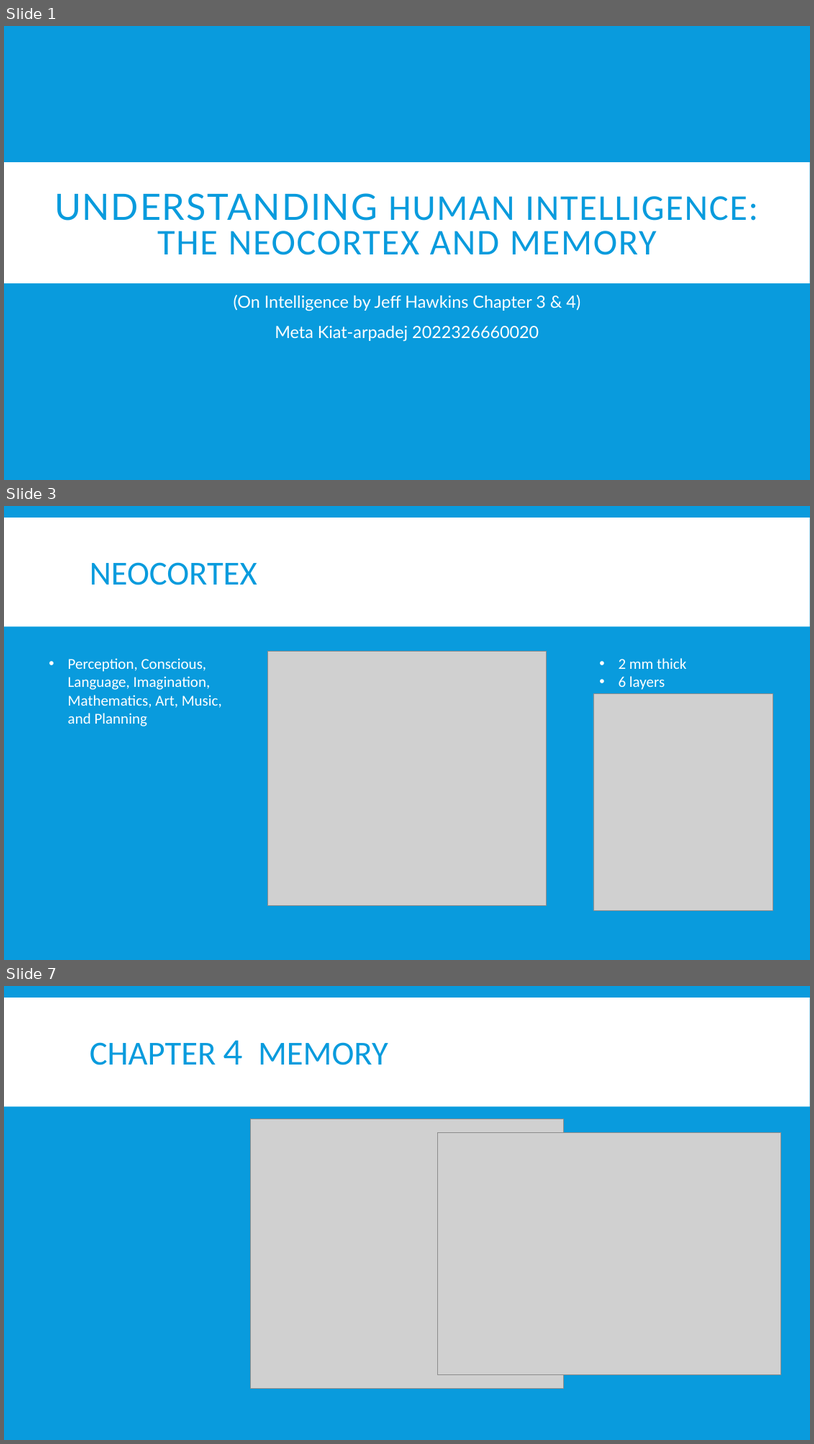
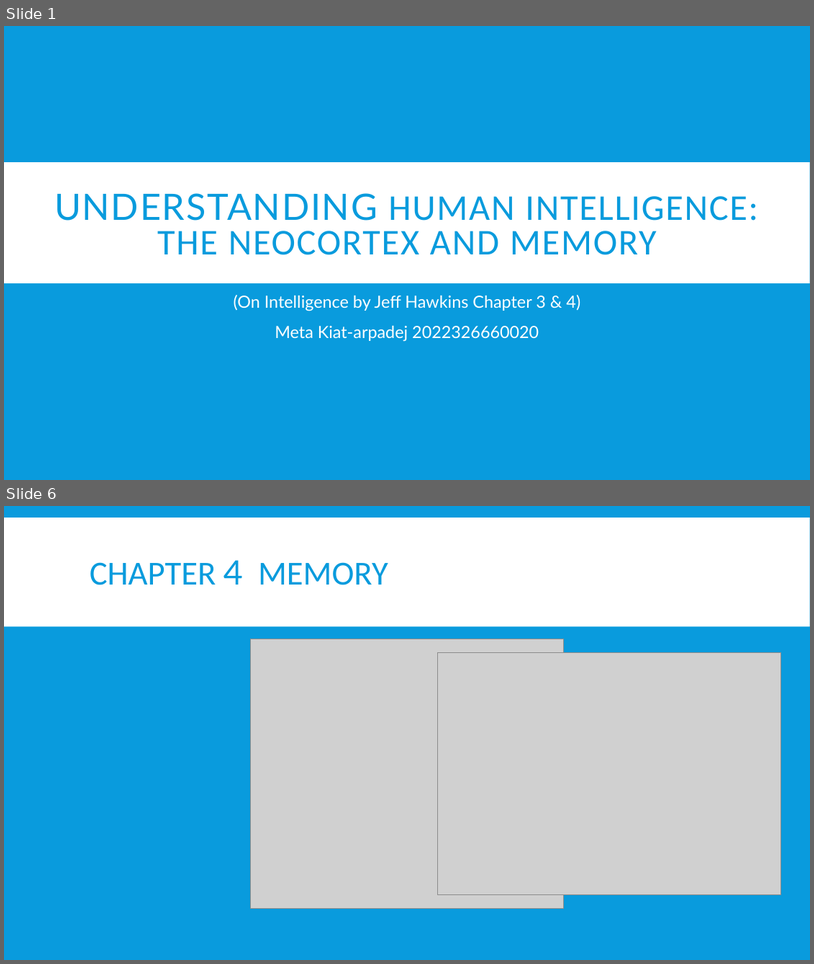
Before and after one commit to MetaKt/WHU, a slide deck: AI/Understanding Human Intelligence.pptx. Shown one above the other, each under a label of ours: slides 1, 3 and 7 before the commit, slides 1 and 6 after it; the slides between them are not shown. The pictures are 814x1444 and 814x964 pixels, drawn with LibreOffice and Linux fonts; fonts in the diff are those of the drawing; grey boxes stand for pictures; background and template pictures are left out. Boxes give left, top, right and bottom in pixels: in the first picture for what was removed or moved away, otherwise in the second. Text is boxed around its words. In the diff, an @@ line names an element or a change of style, - is before the commit and + after.

```diff
--- a/AI/Understanding Human Intelligence.pptx
+++ b/AI/Understanding Human Intelligence.pptx
@@ slide 3 removed at bbox=[4, 506, 810, 960], background #099BDD; not listed: 1 template element that a slide beside it also shows @@
@@ title removed at bbox=[90, 562, 257, 585] @@
-NEOCORTEX
@@ picture removed at bbox=[268, 651, 547, 906] @@
@@ text removed at bbox=[68, 658, 222, 726] @@
-• Perception, Conscious, Language, Imagination, Mathematics, Art, Music, and Planning
@@ text removed at bbox=[619, 658, 687, 690] @@
-• 2 mm thick
-• 6 layers
@@ picture removed at bbox=[594, 694, 774, 910] @@
@@ what was slide 7 is now slide 6 @@
```
Also in this commit, not shown: 5 slides changed, 1 slide added, 1 other slide removed.
